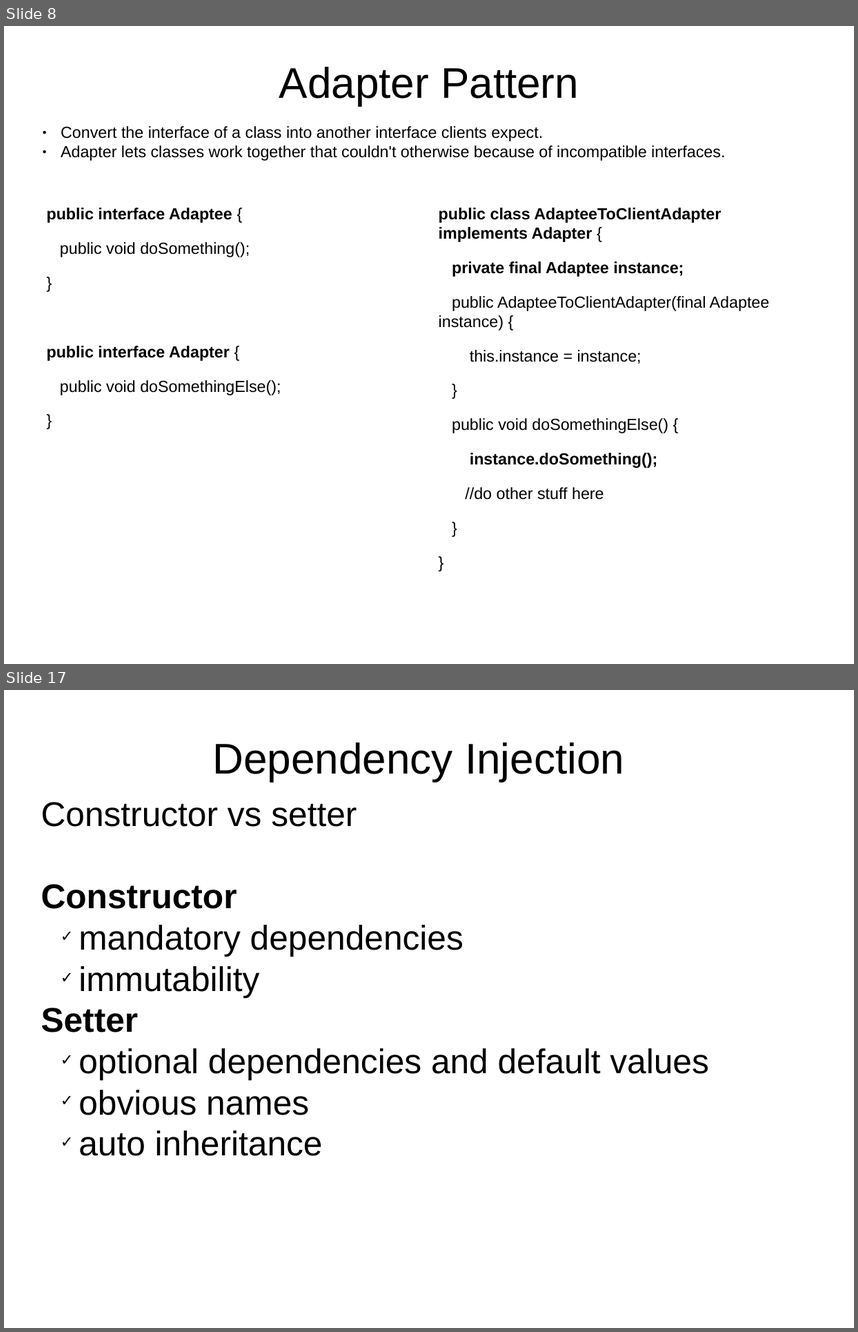
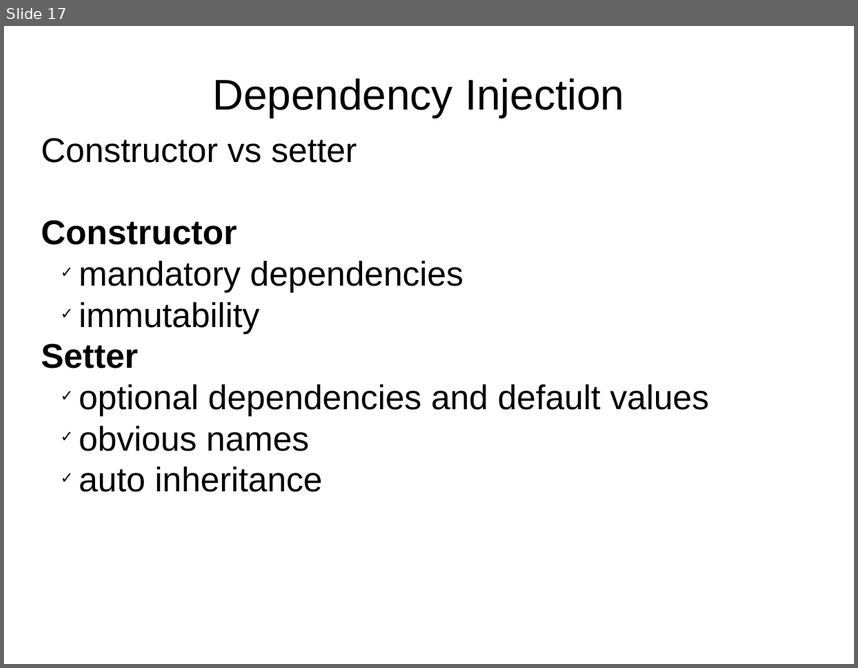
Before and after one commit to delia-popescu/spring-core, a slide deck: src/main/resources/spring_core.odp. Shown one above the other, each under a label of ours: slides 8 and 17 before the commit, slide 17 after it; the slides between them are not shown. The pictures are 858x1332 and 858x668 pixels, drawn with LibreOffice and Linux fonts; fonts in the diff are those of the drawing. Boxes give left, top, right and bottom in pixels: in the first picture for what was removed or moved away, otherwise in the second. Text is boxed around its words. In the diff, an @@ line names an element or a change of style, - is before the commit and + after.

```diff
--- a/src/main/resources/spring_core.odp
+++ b/src/main/resources/spring_core.odp
@@ slide 8 removed at <box>4,26,854,664</box>, background #FFFFFF @@
@@ title removed at <box>279,67,579,106</box> @@
-Adapter Pattern
@@ text removed at <box>61,126,725,161</box> @@
-● Convert the interface of a class into another interface clients expect.
-● Adapter lets classes work together that couldn't otherwise because of incompatible interfaces.
@@ text removed at <box>47,207,281,395</box> @@
-public interface Adaptee {
-public void doSomething();
-}
-public interface Adapter {
-public void doSomethingElse();
-}
@@ text removed at <box>439,207,770,499</box> @@
-public class AdapteeToClientAdapter implements Adapter {
-private final Adaptee instance;
-public AdapteeToClientAdapter(final Adaptee instance) {
-this.instance = instance;
-}
-public void doSomethingElse() {
-instance.doSomething();
-//do other stuff here
-}
-}
```
Also in this commit, not shown: 24 slides changed, 34 slides added, 13 other slides removed.
